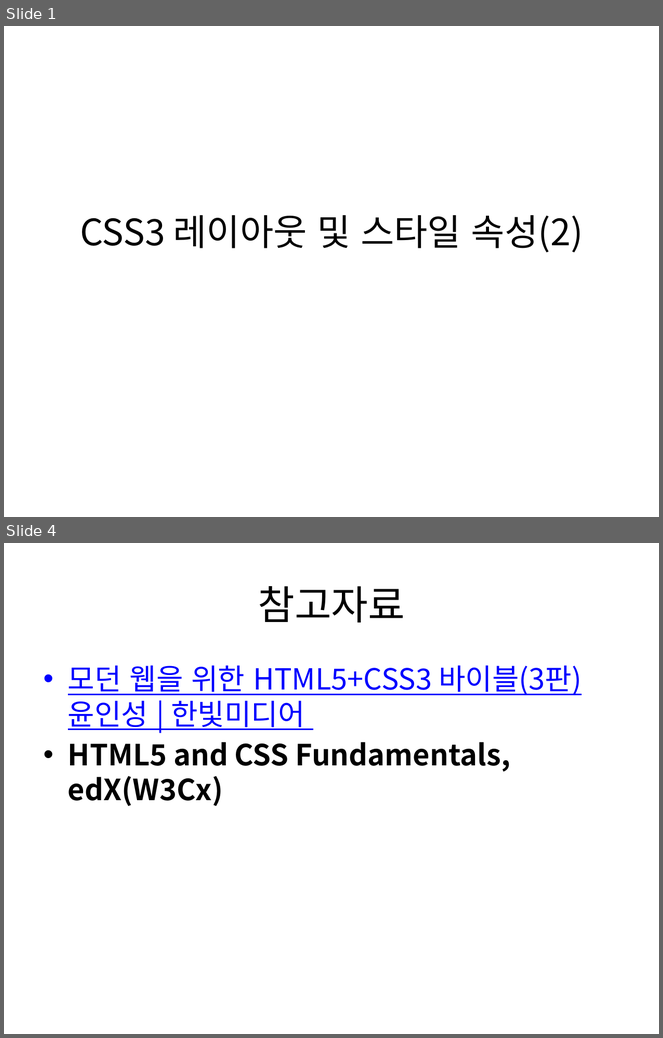
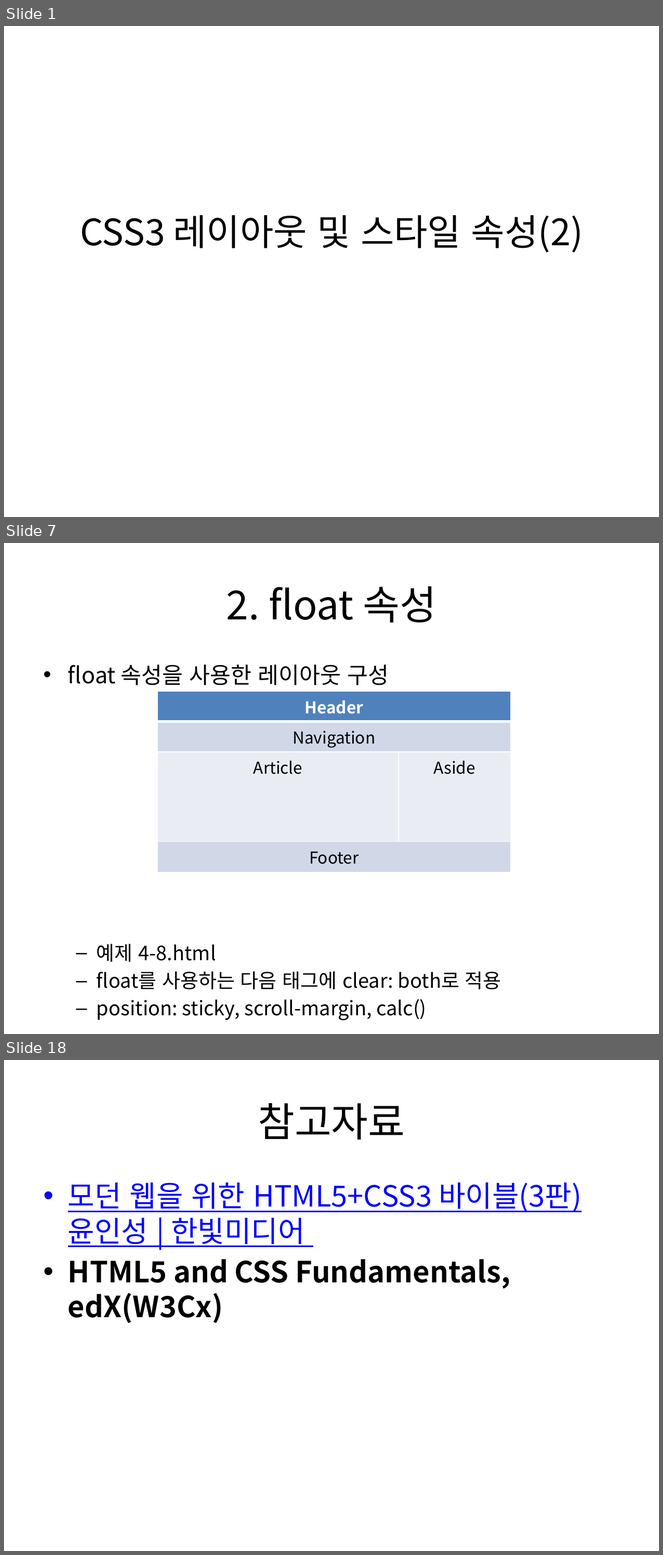
Before and after one commit to kdkcom1234/git2021, a slide deck: 1-html-css/04. CSS3 레이아웃 및 스타일 속성(2).pptx. Shown one above the other, each under a label of ours: slides 1 and 4 before the commit, slides 1, 7 and 18 after it; the slides between them are not shown. The pictures are 663x1038 and 663x1555 pixels, drawn with LibreOffice and Linux fonts; fonts in the diff are those of the drawing. Boxes give left, top, right and bottom in pixels: in the first picture for what was removed or moved away, otherwise in the second. Text is boxed around its words. In the diff, an @@ line names an element or a change of style, - is before the commit and + after.

```diff
--- a/1-html-css/04. CSS3 레이아웃 및 스타일 속성(2).pptx
+++ b/1-html-css/04. CSS3 레이아웃 및 스타일 속성(2).pptx
@@ slide 7 added at [4, 543, 659, 1034], background #FFFFFF @@
@@ title added at [227, 586, 437, 623], 44 pt, text #000000 @@
+2. float 속성
@@ text added at [68, 665, 502, 1021], 21.7 pt, text #000000 @@
+• float 속성을 사용한 레이아웃 구성
+  – 예제 4-8.html
+  – float를 사용하는 다음 태그에 clear: both로 적용
+  – position: sticky, scroll-margin, calc()
@@ table added at [157, 692, 510, 866], 4 rows, 2 columns @@
+Header | 
+Navigation | 
+Article | Aside
+Footer | 
@@ what was slide 4 is now slide 18 @@
```
Also in this commit, not shown: 1 slide changed, 14 other slides added, 1 slide removed, 24 other files.
